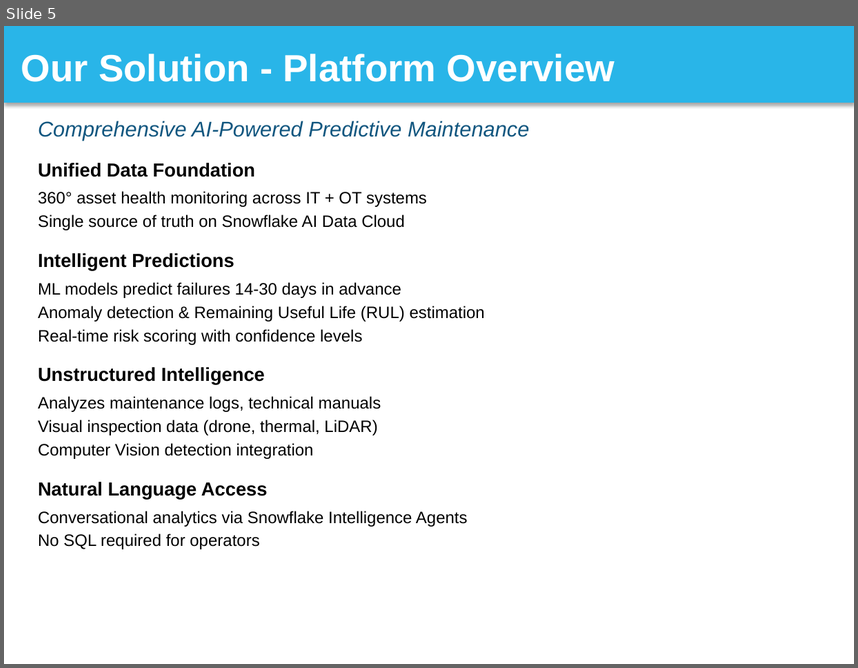
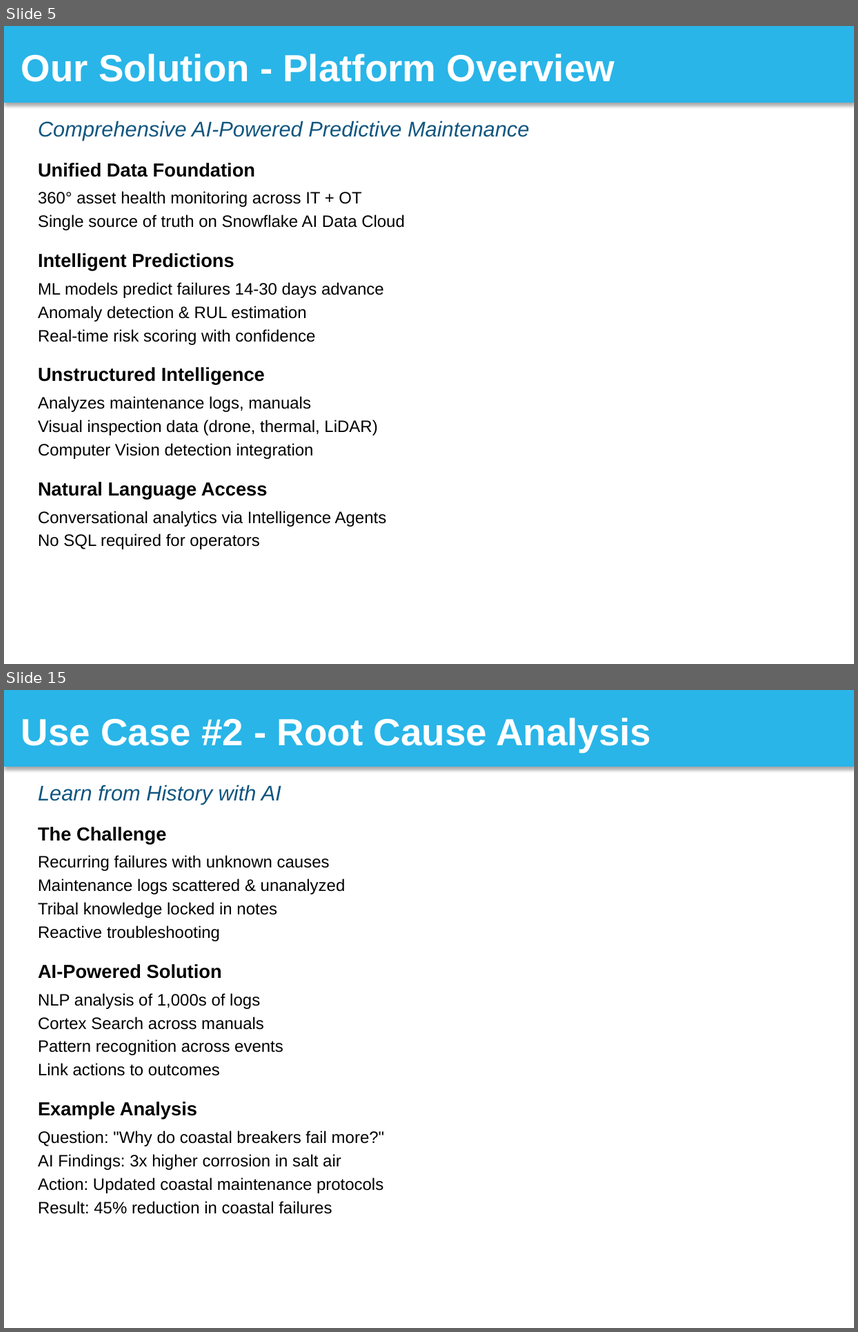
Before and after one commit to sfc-gh-srsubramanian/Utilities-GridReliability-PredictiveMaintenance, a slide deck: solution_presentation/Grid_Reliability_Snowflake_Presentation.pptx. Shown one above the other, each under a label of ours: slide 5 before the commit, slides 5 and 15 after it; the slides between them are not shown. The pictures are 858x668 and 858x1332 pixels, drawn with LibreOffice and Linux fonts; fonts in the diff are those of the drawing. Boxes give left, top, right and bottom in pixels: in the first picture for what was removed or moved away, otherwise in the second. Text is boxed around its words. In the diff, an @@ line names an element or a change of style, - is before the commit and + after.

Commit message:
Presentation: Update to complete 30-slide deck
Replaced 5-slide demo with complete presentation:
- All 26 main slides (title through thank you)
- 4 appendix slides (ML details, data model, integration, cost)
- Total: 30 professionally formatted slides
- Snowflake brand colors throughout
- Ready to import to Google Slides

Content covers:
✅ Problem statement (slides 2-3)
✅ Solution overview (slides 4-11)
✅ Business impact (slides 12-13)
✅ Use cases (slides 14-16)
✅ Technical details (slides 17-19)
✅ Differentiators & success story (slides 20-21)
✅ Demo & next steps (slides 22-24)
✅ Q&A & closing (slides 25-26)
✅ Technical appendix (A-D)

File size: 73KB (optimized for upload)

```diff
--- a/solution_presentation/Grid_Reliability_Snowflake_Presentation.pptx
+++ b/solution_presentation/Grid_Reliability_Snowflake_Presentation.pptx
@@ slide 15 added at bbox=[4, 690, 854, 1328], background #FFFFFF @@
@@ rectangle added at bbox=[4, 690, 854, 767], fill #29B5E8, 32 pt, text #FFFFFF, bold @@
+Use Case #2 - Root Cause Analysis
@@ text added at bbox=[38, 785, 281, 804], 18 pt, text #11567F, italic @@
+Learn from History with AI
@@ text added at bbox=[38, 827, 384, 1214], 14 pt, text #000000 @@
+The Challenge
+Recurring failures with unknown causes
+Maintenance logs scattered & unanalyzed
+Tribal knowledge locked in notes
+Reactive troubleshooting
+AI-Powered Solution
+NLP analysis of 1,000s of logs
+Cortex Search across manuals
+Pattern recognition across events
+Link actions to outcomes
+Example Analysis
+Question: "Why do coastal breakers fail more?"
+AI Findings: 3x higher corrosion in salt air
+Action: Updated coastal maintenance protocols
+Result: 45% reduction in coastal failures
@@ slide 5 changed as well @@
@@ text at bbox=[38, 191, 361, 207]: text changed @@
-360° asset health monitoring across IT + OT systems
+360° asset health monitoring across IT + OT
@@ text at bbox=[38, 282, 384, 345]: text changed @@
-ML models predict failures 14-30 days in advance
-Anomaly detection & Remaining Useful Life (RUL) estimation
-Real-time risk scoring with confidence levels
+ML models predict failures 14-30 days advance
+Anomaly detection & RUL estimation
+Real-time risk scoring with confidence
@@ text at bbox=[38, 396, 311, 412]: text changed @@
-Analyzes maintenance logs, technical manuals
+Analyzes maintenance logs, manuals
@@ text at bbox=[38, 510, 387, 526]: text changed @@
-Conversational analytics via Snowflake Intelligence Agents
+Conversational analytics via Intelligence Agents
```
Also in this commit, not shown: 3 other slides changed, 24 other slides added.
